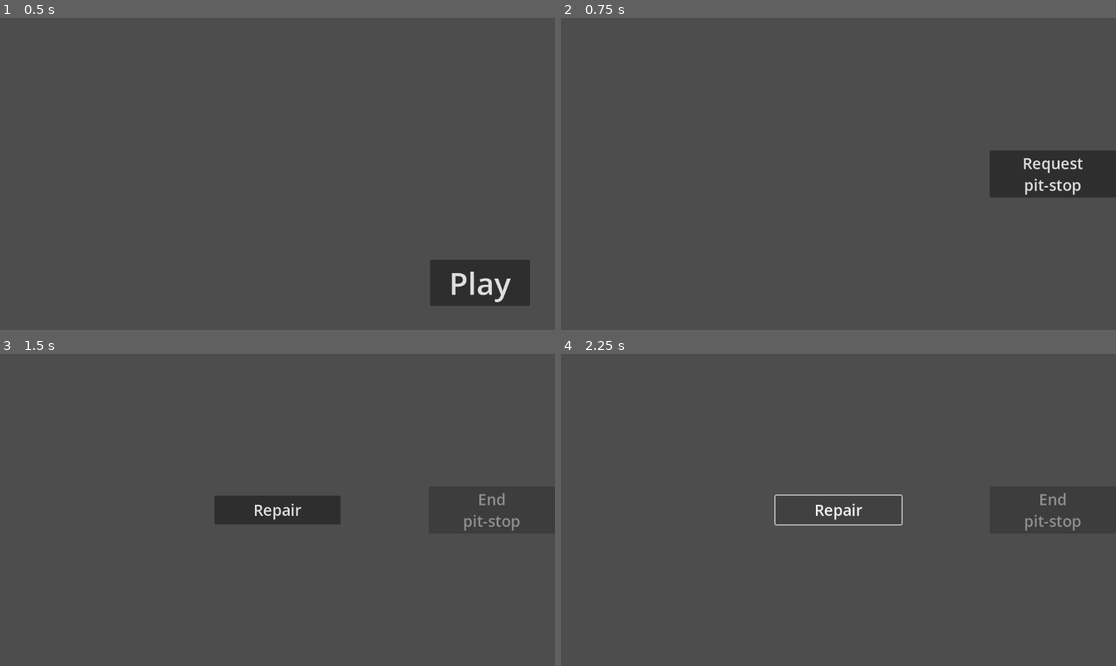
Above: before the commit, frames 1-4 (two rows, left to right).
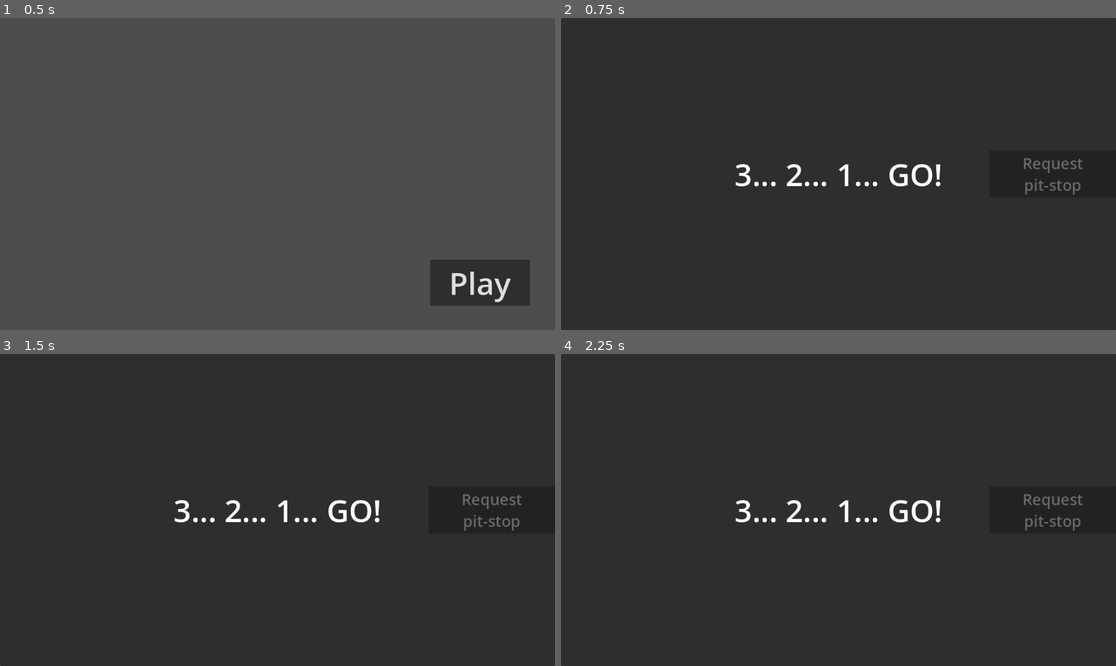
Above: after the commit, the same moments.

Repository: gams-n-such/GMTK2025
Game: Godot game, scene res://MainMenu/main_menu.tscn
Two runs of this game, one before a commit and one after it. Both use one fixed random seed, a clock stepped at 60 frames per second and the inputs below.
Inputs (mouse positions are in pixels of both pictures, inside the frame that each line leads up to):
- Up to frame 1 (0.5 s): no input
- Up to frame 2 (0.75 s): click "Play" at 0.5 s
- Up to frame 3 (1.5 s): click "Request pit-stop" at 1.25 s
- Up to frame 4 (2.25 s): click (838, 510) at 2 s, where only the run before the commit has a clickable "Repair"

Frame 1 is identical in both runs. In frame 2, 97% of the frame differs, in the area x 0-100%, y 0-100%; in frame 3, 98%; in frame 4, 98%.
Error in both runs: Invalid access to property or key 'track_length' on a base object of type 'Nil'. (res://Gameplay/Race/race_track.gd:12)

Commit message:
Rework countdown

Diff:
--- /dev/null
+++ b/Gameplay/Race/countdown.gd
@@ -0,0 +1,15 @@
+extends Control
+
+@export var seconds_to_start : int = 3
+
+signal finished
+
+func _ready() -> void:
+	pass
+
+func _on_timer_timeout() -> void:
+	# TODO: visuals, SFX
+	seconds_to_start -= 1
+	if seconds_to_start <= 0:
+		finished.emit()
+		queue_free()
--- /dev/null
+++ b/Gameplay/Race/countdown.tscn
@@ -0,0 +1,39 @@
+[gd_scene load_steps=2 format=3 uid="uid://d4cugqw6xqoq6"]
+
+[ext_resource type="Script" uid="uid://dddse4qwe1lw0" path="res://Gameplay/Race/countdown.gd" id="1_oe8eh"]
+
+[node name="Countdown" type="Control"]
+layout_mode = 3
+anchors_preset = 15
+anchor_right = 1.0
+anchor_bottom = 1.0
+grow_horizontal = 2
+grow_vertical = 2
+script = ExtResource("1_oe8eh")
+
+[node name="Timer" type="Timer" parent="."]
+autostart = true
+
+[node name="Panel" type="Panel" parent="."]
+layout_mode = 1
+anchors_preset = 15
+anchor_right = 1.0
+anchor_bottom = 1.0
+grow_horizontal = 2
+grow_vertical = 2
+
+[node name="Label" type="Label" parent="."]
+layout_mode = 1
+anchors_preset = 14
+anchor_top = 0.5
+anchor_right = 1.0
+anchor_bottom = 0.5
+offset_top = -11.5
+offset_bottom = 11.5
+grow_horizontal = 2
+grow_vertical = 2
+theme_override_font_sizes/font_size = 64
+text = "3... 2... 1... GO!"
+horizontal_alignment = 1
+
+[connection signal="timeout" from="Timer" to="." method="_on_timer_timeout"]
--- a/Gameplay/Race/race.gd
+++ b/Gameplay/Race/race.gd
@@ -22,9 +22,9 @@
 	prepare_race()
 	# TODO: add pre-race scene
 
-	# TODO: encapsulate countdown in a separate scene
-	countdown_timer.start()
-	await countdown_timer.timeout
+	var countdown = countdown_scene.instantiate()
+	%UI.add_child(countdown)
+	await countdown.finished
 
 	start_race()
 
@@ -73,7 +73,7 @@
 
 #region Countdown
 
-@onready var countdown_timer : Timer = %CountdownTimer
+var countdown_scene : PackedScene = preload("res://Gameplay/Race/countdown.tscn")
 
 #endregion
 
--- a/Gameplay/Race/race.tscn
+++ b/Gameplay/Race/race.tscn
@@ -13,11 +13,6 @@
 unique_name_in_owner = true
 process_mode = 4
 
-[node name="CountdownTimer" type="Timer" parent="."]
-unique_name_in_owner = true
-wait_time = 3.0
-one_shot = true
-
 [node name="UI" type="CanvasLayer" parent="."]
 unique_name_in_owner = true
 
Not shown, added: Gameplay/Race/countdown.gd.uid
